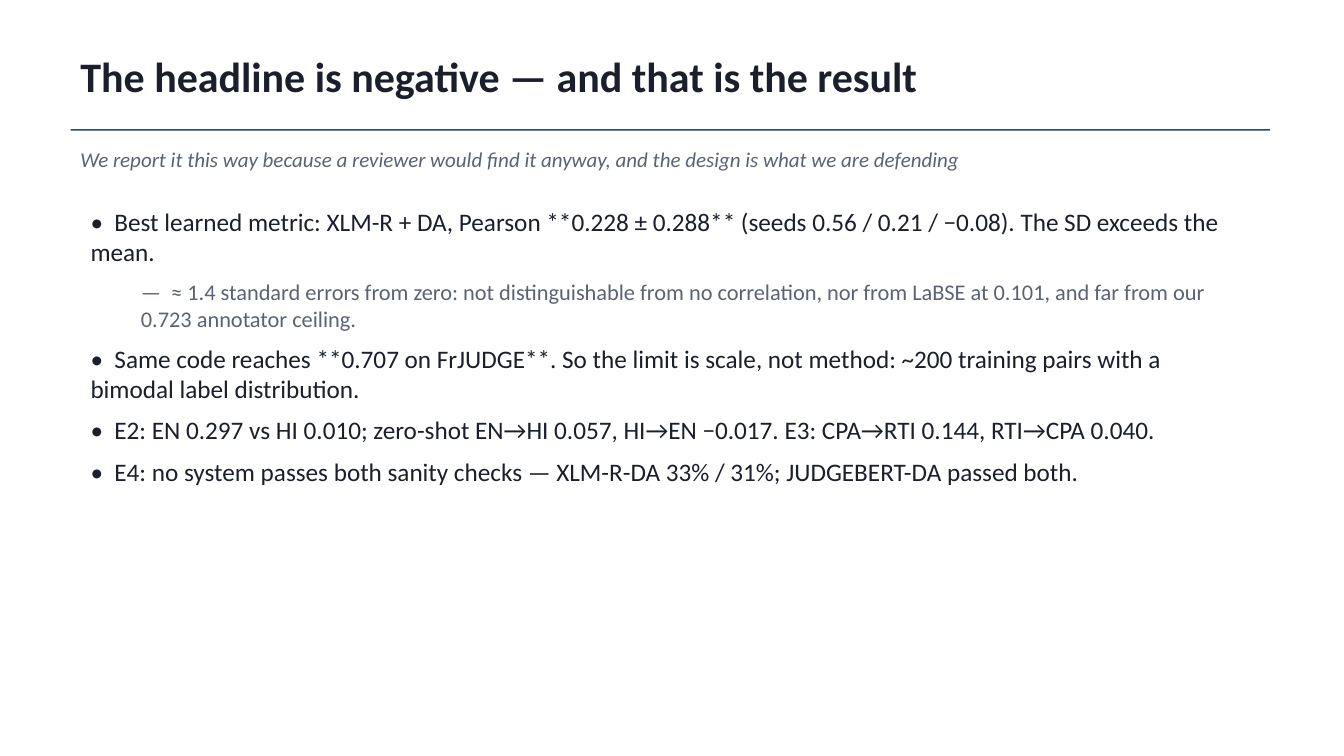
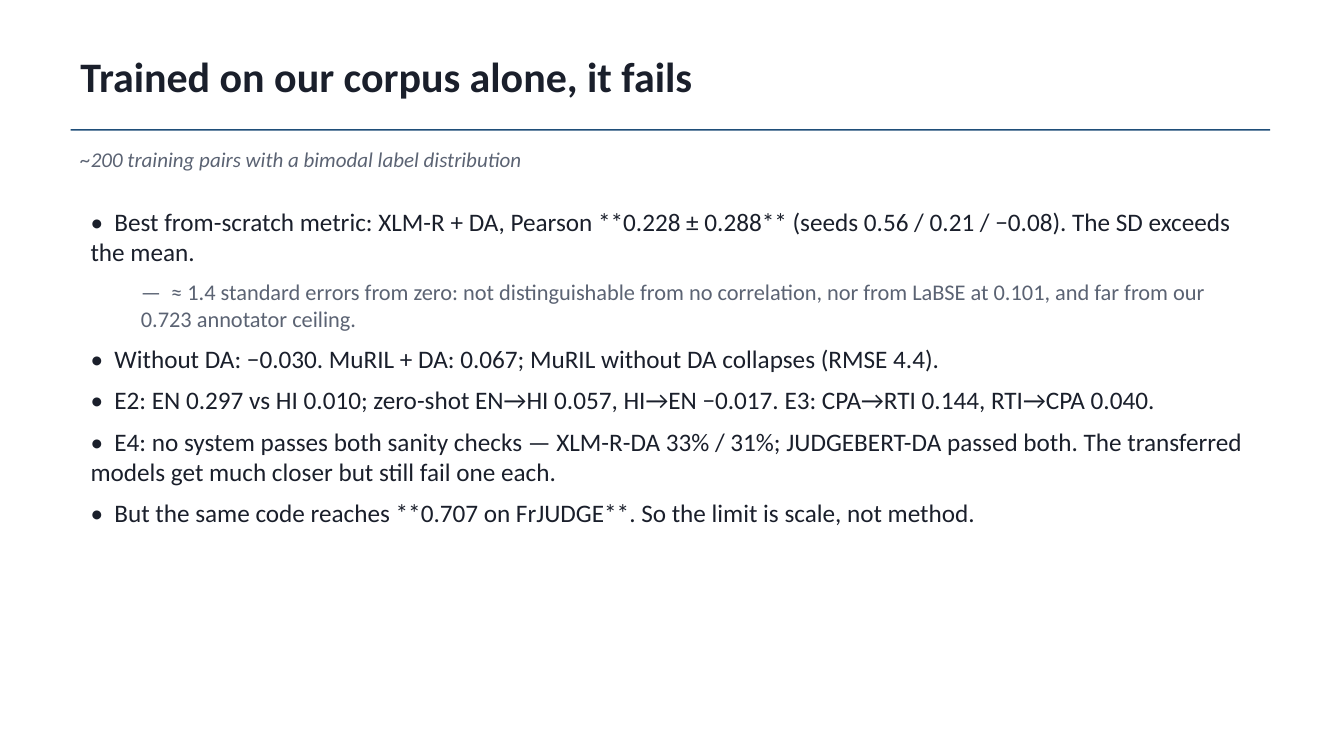
Before and after one commit to atharv-0509/legal-meaning-preservation-hi-en, a slide deck: slide 16 of paper/out/LMP_slides.pptx. Drawn at 1344x756 pixels with LibreOffice and Linux fonts; fonts in the diff are those of the drawing. Boxes give left, top, right and bottom in pixels: in the first picture for what was removed or moved away, otherwise in the second. Text is boxed around its words. In the diff, an @@ line names an element or a change of style, - is before the commit and + after.

```diff
--- a/paper/out/LMP_slides.pptx
+++ b/paper/out/LMP_slides.pptx
@@ text at bbox=[80, 62, 692, 99]: text changed @@
-The headline is negative — and that is the result
+Trained on our corpus alone, it fails
@@ text at bbox=[80, 152, 521, 171]: text changed @@
-We report it this way because a reviewer would find it anyway, and the design is what we are defending
+~200 training pairs with a bimodal label distribution
@@ text at bbox=[91, 213, 1230, 261]: text changed @@
-• Best learned metric: XLM-R + DA, Pearson **0.228 ± 0.288** (seeds 0.56 / 0.21 / −0.08). The SD exceeds the mean.
+• Best from-scratch metric: XLM-R + DA, Pearson **0.228 ± 0.288** (seeds 0.56 / 0.21 / −0.08). The SD exceeds the mean.
@@ text at bbox=[114, 349, 939, 372]: text changed @@
-• Same code reaches **0.707 on FrJUDGE**. So the limit is scale, not method: ~200 training pairs with a bimodal label distribution.
+• Without DA: −0.030. MuRIL + DA: 0.067; MuRIL without DA collapses (RMSE 4.4).
@@ text at bbox=[91, 433, 1241, 525]: text changed @@
-• E4: no system passes both sanity checks — XLM-R-DA 33% / 31%; JUDGEBERT-DA passed both.
+• E4: no system passes both sanity checks — XLM-R-DA 33% / 31%; JUDGEBERT-DA passed both. The transferred models get much closer but still fail one each.
+• But the same code reaches **0.707 on FrJUDGE**. So the limit is scale, not method.
```
Also in this commit, not shown: 5 other slides changed, 1 slide added, 6 other files.
